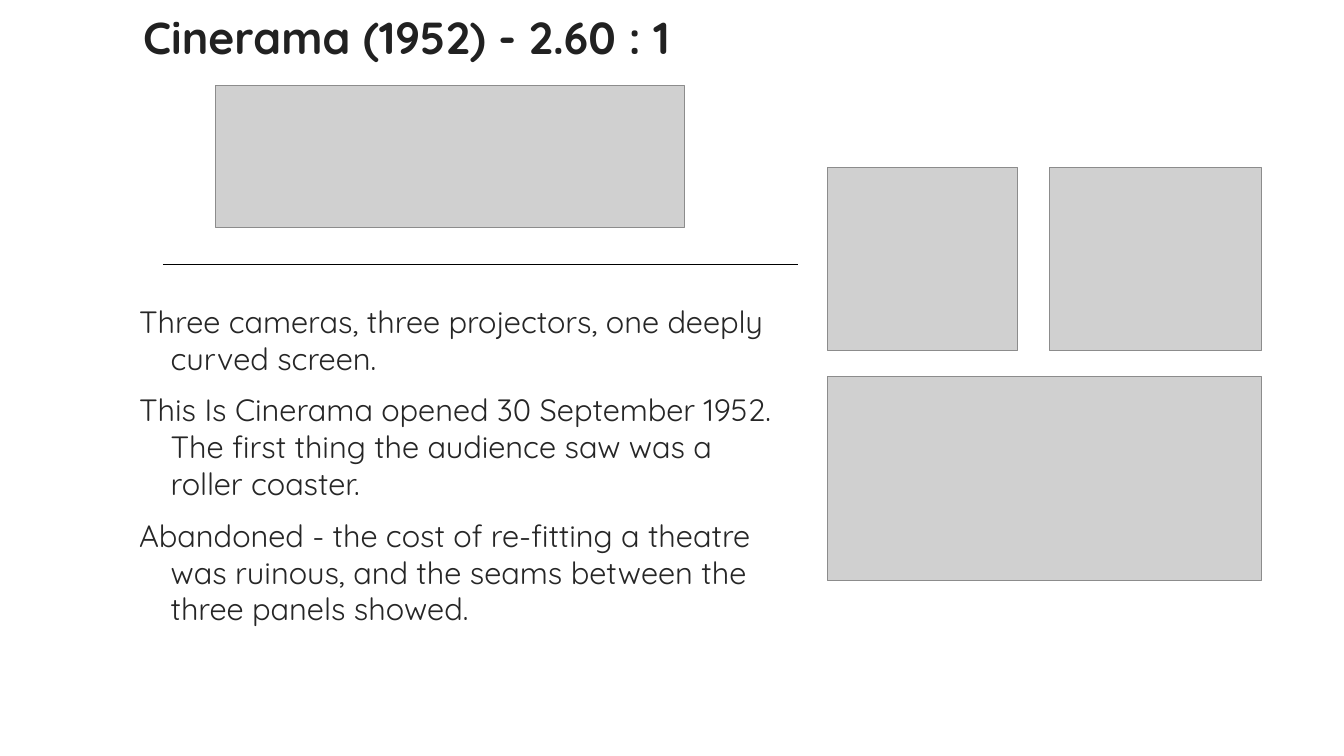
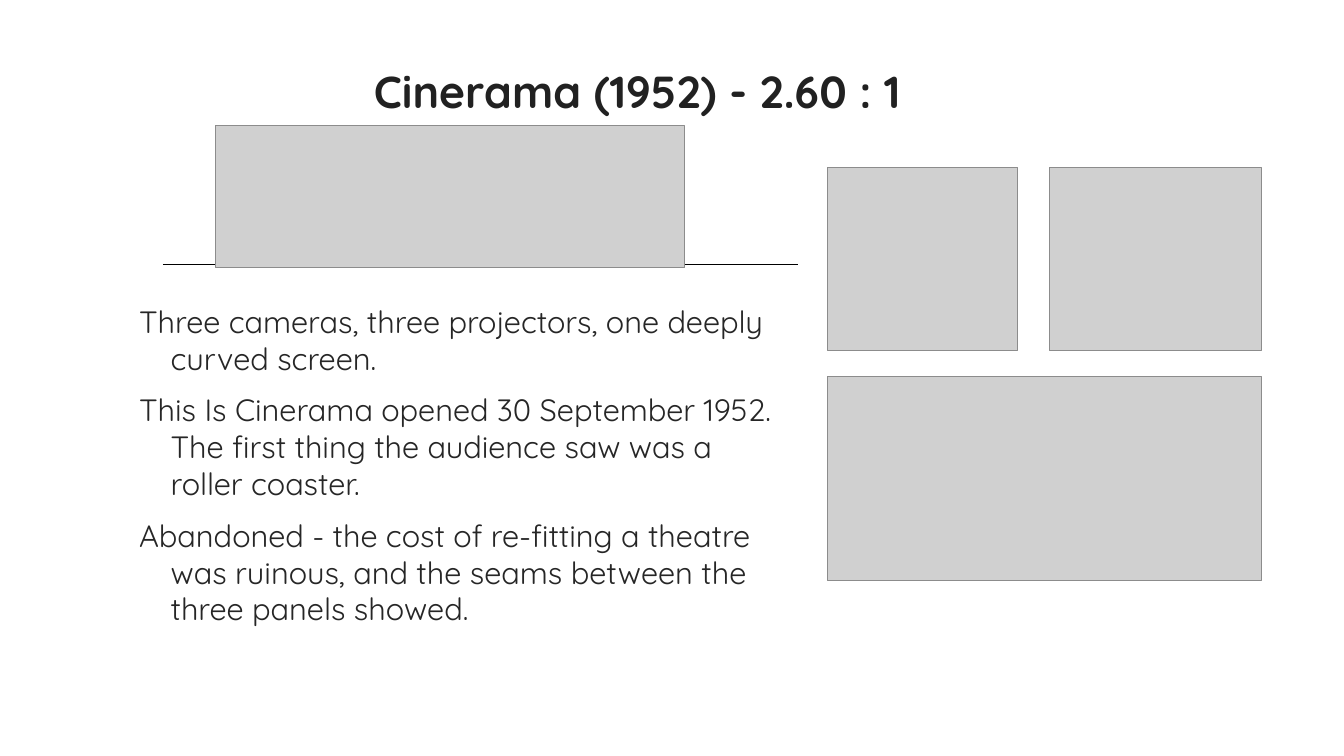
Before and after one commit to dcoes/Classes, a slide deck: slide 17 of Storyboarding/NewLectures/02_AspectRatios_REVISED.pptx. Drawn at 1344x756 pixels with LibreOffice and Linux fonts; fonts in the diff are those of the drawing; grey boxes stand for pictures; background and template pictures are left out. Boxes give left, top, right and bottom in pixels: in the first picture for what was removed or moved away, otherwise in the second. Text is boxed around its words. In the diff, an @@ line names an element or a change of style, - is before the commit and + after.

```diff
--- a/Storyboarding/NewLectures/02_AspectRatios_REVISED.pptx
+++ b/Storyboarding/NewLectures/02_AspectRatios_REVISED.pptx
@@ text "Cinerama (1952) - 2.60 : ...": place and size @@
-text "Cinerama (1952) - 2.60 : ..." at [143, 21, 669, 62]
+text "Cinerama (1952) - 2.60 : ..." at [374, 76, 900, 116]
@@ picture: place and size @@
-picture at [216, 86, 685, 227]
+picture at [216, 126, 685, 267]
```
Also in this commit, not shown: 12 other slides changed.
